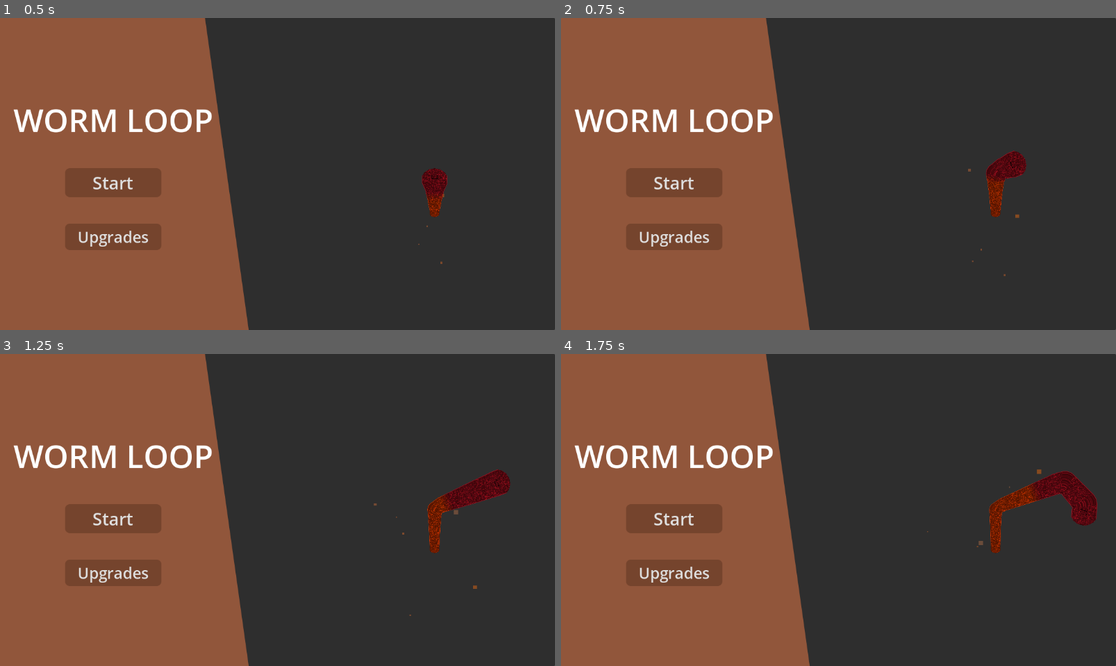
Above: before the commit, frames 1-4 (two rows, left to right).
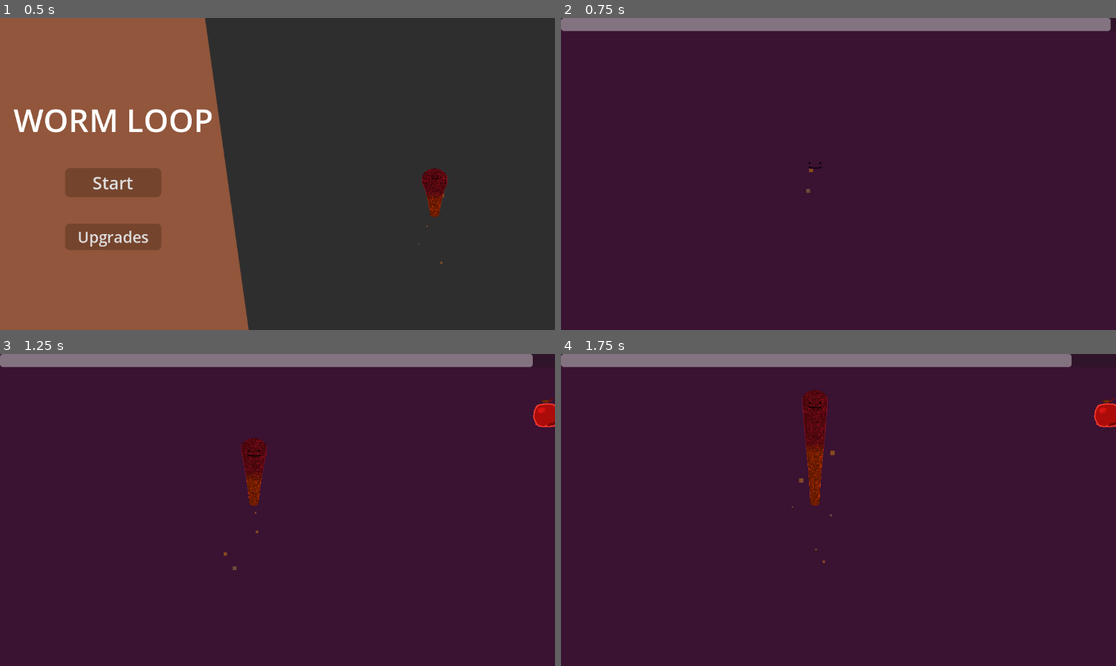
Above: after the commit, the same moments.

Repository: tylercchase/gmtk-2025
Game: Godot game, scene res://src/menus/main/main_menu.tscn
The game is run twice, just before and just after one commit, with the same random seed, the same clock (stepped at 60 frames per second) and the same inputs.
Inputs (mouse positions are in pixels of both pictures, inside the frame that each line leads up to):
- Up to frame 1 (0.5 s): no input
- Up to frame 2 (0.75 s): click "Start" at 0.5 s
- Up to frame 3 (1.25 s): no input
- Up to frame 4 (1.75 s): click (672, 519) at 1.25 s, where only the run before the commit has a clickable "Start"

Frame 1 is identical in both runs. In frame 2, 100% of the frame differs, in the area x 0-100%, y 0-100%; in frame 3, 100%; in frame 4, 100%.

Commit message:
fix: main menu mouse not working

Diff:
--- a/src/menus/main/main_menu.tscn
+++ b/src/menus/main/main_menu.tscn
@@ -110,6 +110,7 @@
 layout_mode = 2
 size_flags_horizontal = 0
 size_flags_vertical = 8
+mouse_filter = 2
 theme_override_styles/panel = SubResource("StyleBoxFlat_dwrk1")
 
 [node name="VBoxContainer" type="VBoxContainer" parent="HBoxContainer/PanelContainer"]
@@ -158,13 +159,6 @@
 size_flags_horizontal = 4
 text = "Quit"
 
-[node name="MarginContainer" type="MarginContainer" parent="HBoxContainer/PanelContainer"]
-layout_mode = 2
-theme_override_constants/margin_left = 5
-theme_override_constants/margin_top = 5
-theme_override_constants/margin_right = 5
-theme_override_constants/margin_bottom = 5
-
 [node name="SnakeZone" type="Control" parent="HBoxContainer"]
 layout_mode = 2
 size_flags_horizontal = 3
